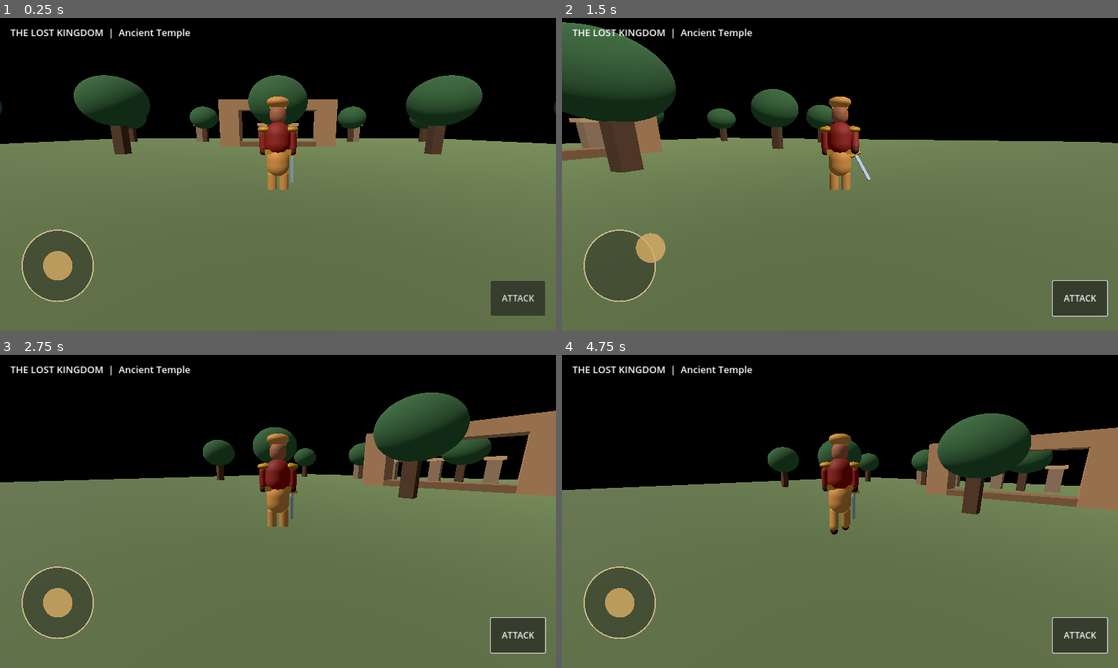
Above: before the commit, frames 1-4 (two rows, left to right).
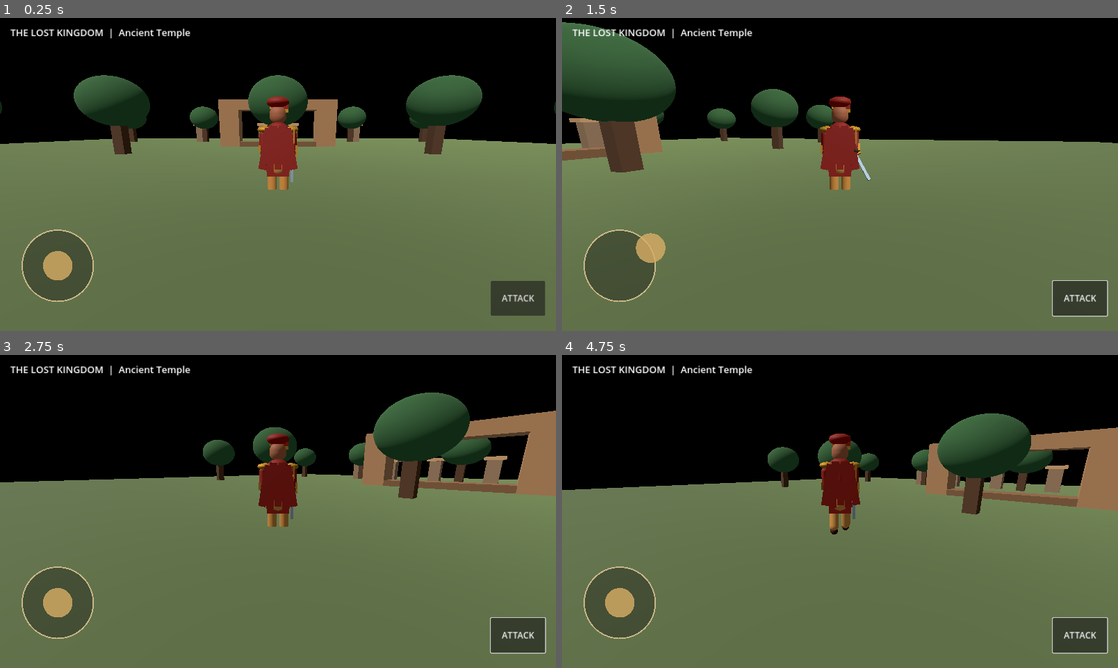
Above: after the commit, the same moments.

Repository: pmp50692-ship-it/the-lost-kingdom
Game: Godot game, scene res://scenes/main.tscn
The game is run twice, just before and just after one commit, with the same random seed, the same clock (stepped at 60 frames per second) and the same inputs.
Inputs (mouse positions are in pixels of both pictures, inside the frame that each line leads up to):
- Up to frame 1 (0.25 s): no input
- Up to frame 2 (1.5 s): click "ATTACK" at 0.5 s; tap Enter at 1.25 s; drag from (617, 265) to (895, 105) at 1.27 s
- Up to frame 3 (2.75 s): drag from (166, 527) to (250, 574) at 2.02 s
- Up to frame 4 (4.75 s): tap Space (jump) at 2.75, 4.52 s; move the mouse to (895, 442) at 2.77 s; hold D (move_right) 2.78-3.5 s; drag from (812, 574) to (673, 464) at 3.52 s; tap Enter at 4.25 s; move the mouse to (1006, 558) at 4.27 s; hold A (move_left) from 4.28 s (still down)

The runs differ from the first frame. In frame 1, 0.8% of the frame differs, in the area x 46-54%, y 25-51%; in frame 2, 0.8%; in frame 3, 0.8%; in frame 4, 0.8%.

Commit message:
Improve royal warrior armor, layered dhoti, cape and details

Diff:
--- a/scripts/player.gd
+++ b/scripts/player.gd
@@ -12,6 +12,7 @@
 var left_leg: Node3D
 var right_leg: Node3D
 var torso: Node3D
+var cape: Node3D
 var animation_clock := 0.0
 var is_attacking := false
 
@@ -55,15 +56,44 @@
     var steel := _mat(Color(0.72, 0.81, 0.88), 0.8)
     var dark := _mat(Color(0.12, 0.055, 0.035))
 
-    # Dhoti and armored tunic
+    # Layered dhoti and royal warrior silhouette
     _capsule(self, 0.31, 0.78, Vector3(0, 0.73, 0), cloth_light, "Dhoti")
+    _box(self, Vector3(0.58, 0.58, 0.10), Vector3(0, 0.66, -0.19), tunic, "Front_Dhoti_Panel")
+    _box(self, Vector3(0.58, 0.56, 0.10), Vector3(0, 0.66, 0.19), tunic, "Back_Dhoti_Panel")
     torso = Node3D.new()
     torso.position.y = 1.30
     add_child(torso)
     _capsule(torso, 0.34, 0.88, Vector3(0, 0.05, 0), tunic, "Warrior_Tunic")
+    _box(torso, Vector3(0.48, 0.50, 0.09), Vector3(0, 0.07, -0.30), gold, "Chest_Armor")
+    _box(torso, Vector3(0.38, 0.39, 0.045), Vector3(0, 0.07, -0.36), tunic, "Chest_Cloth")
+    _box(torso, Vector3(0.045, 0.45, 0.025), Vector3(0, 0.06, -0.39), gold, "Armor_Center_Trim")
     _box(torso, Vector3(0.68, 0.12, 0.40), Vector3(0, -0.28, 0), gold, "Waist_Belt")
     _box(torso, Vector3(0.16, 0.24, 0.06), Vector3(0, -0.28, -0.22), leather, "Belt_Buckle")
     _box(torso, Vector3(0.20, 0.48, 0.05), Vector3(0, -0.58, -0.18), cloth_light, "Front_Sash")
+    for side in [-1.0, 1.0]:
+        _box(torso, Vector3(0.22, 0.52, 0.07), Vector3(side * 0.22, -0.56, -0.16), tunic, "Layered_Skirt")
+        _box(torso, Vector3(0.035, 0.46, 0.025), Vector3(side * 0.22, -0.56, -0.205), gold, "Skirt_Gold_Trim")
+
+    # Flowing red cape made from overlapping cloth panels
+    cape = Node3D.new()
+    cape.position = Vector3(0, 0.28, 0.27)
+    torso.add_child(cape)
+    for i in range(5):
+        var panel := BoxMesh.new()
+        panel.size = Vector3(0.19, 1.05 + float(i % 2) * 0.12, 0.045)
+        var strip := MeshInstance3D.new()
+        strip.mesh = panel
+        strip.position = Vector3((float(i) - 2.0) * 0.16, -0.48, 0.05)
+        strip.rotation.z = deg_to_rad((float(i) - 2.0) * 5.0)
+        strip.material_override = tunic
+        cape.add_child(strip)
+        var trim := MeshInstance3D.new()
+        var trim_mesh := BoxMesh.new()
+        trim_mesh.size = Vector3(0.035, 1.02, 0.025)
+        trim.mesh = trim_mesh
+        trim.position = strip.position + Vector3(0.075, 0, -0.03)
+        trim.material_override = gold
+        cape.add_child(trim)
 
     # Head, hair, royal head wrap and forehead jewel
     _capsule(self, 0.22, 0.48, Vector3(0, 1.96, 0), skin, "Head")
@@ -71,8 +101,10 @@
     var turban := SphereMesh.new()
     turban.radius = 0.29
     turban.height = 0.28
-    _part(self, turban, Vector3(0, 2.27, 0), cloth_light, "Royal_Turban")
+    _part(self, turban, Vector3(0, 2.27, 0), tunic, "Royal_Turban")
     _box(self, Vector3(0.43, 0.07, 0.10), Vector3(0, 2.16, -0.20), gold, "Turban_Band")
+    _box(self, Vector3(0.12, 0.25, 0.08), Vector3(0.20, 2.22, 0.05), tunic, "Turban_Tail")
+    _box(self, Vector3(0.10, 0.20, 0.05), Vector3(0.22, 2.12, 0.06), gold, "Turban_Tail_Trim")
     var jewel := SphereMesh.new()
     jewel.radius = 0.065
     jewel.height = 0.10
@@ -91,11 +123,13 @@
     add_child(left_arm)
     _capsule(left_arm, 0.105, 0.57, Vector3(0, -0.27, 0), tunic, "Left_Arm")
     _capsule(left_arm, 0.105, 0.20, Vector3(0, -0.55, 0), leather, "Left_Wrist")
+    _box(left_arm, Vector3(0.24, 0.20, 0.22), Vector3(0, -0.48, -0.04), gold, "Left_Bracer")
     right_arm = Node3D.new()
     right_arm.position = Vector3(0.39, 1.56, 0)
     add_child(right_arm)
     _capsule(right_arm, 0.105, 0.57, Vector3(0, -0.27, 0), tunic, "Right_Arm")
     _capsule(right_arm, 0.105, 0.20, Vector3(0, -0.55, 0), leather, "Right_Wrist")
+    _box(right_arm, Vector3(0.24, 0.20, 0.22), Vector3(0, -0.48, -0.04), gold, "Right_Bracer")
 
     # Legs with leather boots
     left_leg = Node3D.new()
@@ -148,12 +182,18 @@
         left_arm.rotation.x = -swing * 0.72
         right_arm.rotation.x = swing * 0.72
         torso.position.y = 1.30 + absf(sin(animation_clock * 20.0)) * 0.035
+        if is_instance_valid(cape):
+            cape.rotation.x = sin(animation_clock * 5.0) * 0.06
+            cape.rotation.z = sin(animation_clock * 3.0) * 0.045
     elif not is_attacking:
         left_leg.rotation.x = lerpf(left_leg.rotation.x, 0.0, delta * 8.0)
         right_leg.rotation.x = lerpf(right_leg.rotation.x, 0.0, delta * 8.0)
         left_arm.rotation.x = lerpf(left_arm.rotation.x, 0.0, delta * 8.0)
         right_arm.rotation.x = lerpf(right_arm.rotation.x, 0.0, delta * 8.0)
         torso.position.y = lerpf(torso.position.y, 1.30, delta * 8.0)
+        if is_instance_valid(cape):
+            cape.rotation.x = lerpf(cape.rotation.x, 0.0, delta * 3.0)
+            cape.rotation.z = lerpf(cape.rotation.z, 0.0, delta * 3.0)
 
 func _physics_process(delta: float) -> void:
     attack_cooldown = maxf(0.0, attack_cooldown - delta)
